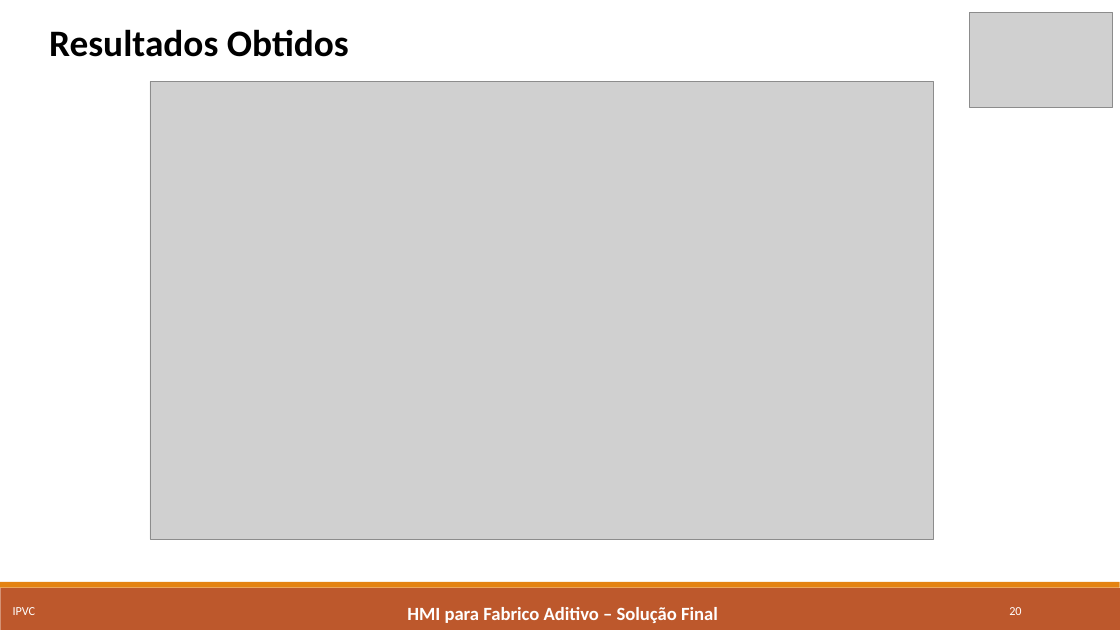
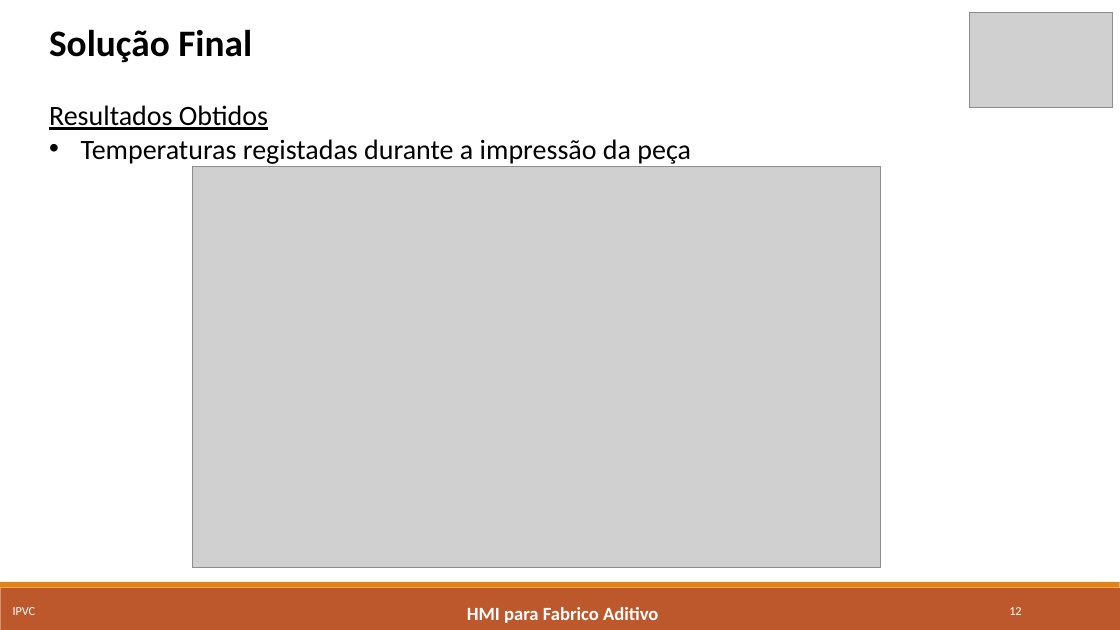
Before and after one commit to marcorlsrodrigues/projeto, a slide deck: slide 12 of Apresentacao_Final_MarcoRodrigues4652.pptx (slide 20 before the commit). Drawn at 1120x630 pixels with LibreOffice and Linux fonts; fonts in the diff are those of the drawing; grey boxes stand for pictures. Boxes give left, top, right and bottom in pixels: in the first picture for what was removed or moved away, otherwise in the second. Text is boxed around its words. In the diff, an @@ line names an element or a change of style, - is before the commit and + after.

```diff
--- a/Apresentacao_Final_MarcoRodrigues4652.pptx
+++ b/Apresentacao_Final_MarcoRodrigues4652.pptx
@@ text at (49,29,252,63): paragraph added @@
+Solução Final
@@ text at (49,105,268,130): size 32 to 24 pt, bold off, underline on in "Resultados Obtidos" @@
@@ text at (81,139,691,164): paragraph added @@
+• Temperaturas registadas durante a impressão da peça
@@ picture: place and size @@
-picture at (150,82,934,539)
+picture at (192,166,881,568)
@@ text at (467,607,658,623): text changed @@
-HMI para Fabrico Aditivo – Solução Final
+HMI para Fabrico Aditivo
@@ page number at (1009,607,1021,615): text changed @@
-20
+12
```
Also in this commit, not shown: 15 other slides changed, 8 slides removed, 2 other files.
